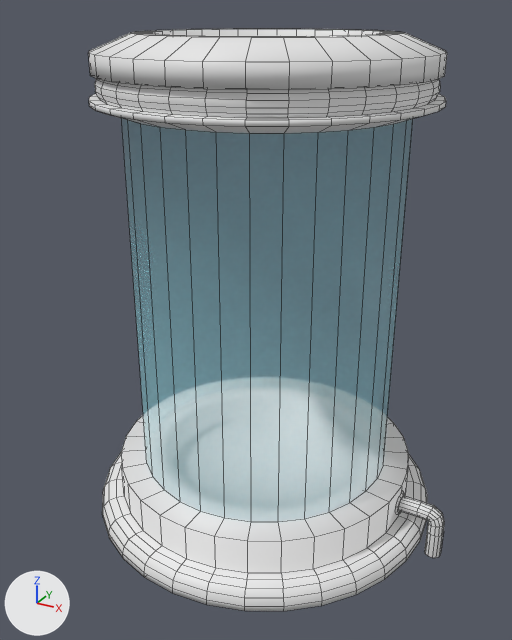
What one commit did to the FBX model Assets/Models/BaseProps/HarvesterLvl1.fbx.
The view is the same before and after, from a camera (50 mm lens) standing at (1.72, -3.24, 2.76) and looking at (-0.01, -0.1, 1.19). Every picture has the same lights, and +X, +Y and +Z are marked at lower left. The older version comes first. Mesh edges are drawn as thin lines.
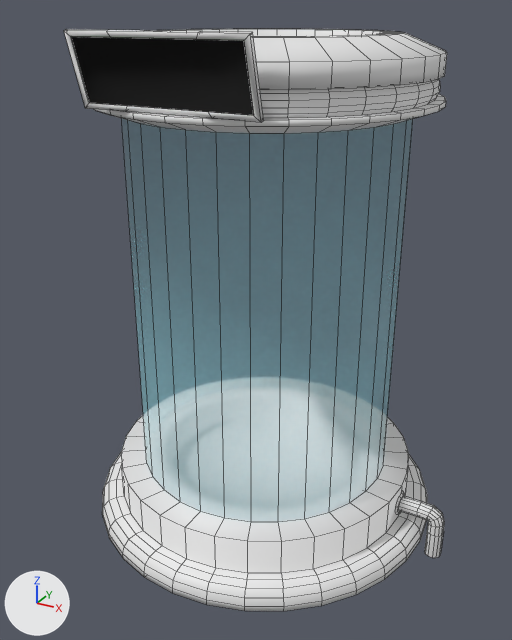
Patch to the scene script:
```diff
--- a/Assets/Models/BaseProps/HarvesterLvl1.fbx.py
+++ b/Assets/Models/BaseProps/HarvesterLvl1.fbx.py
@@ mat_screen @@
+mat_screen = principled_material('Screen')
+mat_screen.base_color = (0.0, 0.0, 0.0)  # black #000000
+mat_screen.roughness = 1.0
@@ me_circle @@
 # used by ob_circle; location = (0.0, 0.0, 0.0)
-me_circle.from_pydata(...)  # 897 vertices, 944 faces; spans x -1.0..1.12, y -1.0..1.0, z -0.06..2.65
+me_circle.from_pydata(...)  # 938 vertices, 1016 faces; spans x -1.0..1.12, y -1.0..1.0, z -0.06..2.68
+# me_circle part 1
+# 2 faces are deleted
+# 29 vertices are added at x -0.43..0.43, y -0.93..0.0, z 2.29..2.68
+# 6 new vertices lie (0.22, 0.0, 0.0) away from vertices in x -0.43..0.21, y -0.93..-0.84, z 2.37..2.68
+# 6 new vertices lie (0.2, 0.0, 0.0) away from vertices in x -0.4..0.2, y -0.92..-0.85, z 2.39..2.65
+# 73 new faces join them, mat_rust (its picture is missing)
+# 1 new face joins them, mat_screen (black #000000)
 me_circle.materials.append(mat_glass)
 me_circle.materials.append(mat_rust)
+me_circle.materials.append(mat_screen)  # black #000000
```

Where the change shows, as pixel boxes (x1, y1, x2, y2) in the pictures (512 x 640 px):
'Circle', reshaped (7% wider): before (89, 29, 447, 611); after (64, 29, 447, 611)
part 1 of me_circle, built on: before (110, 57, 246, 89); after (64, 29, 264, 123)
